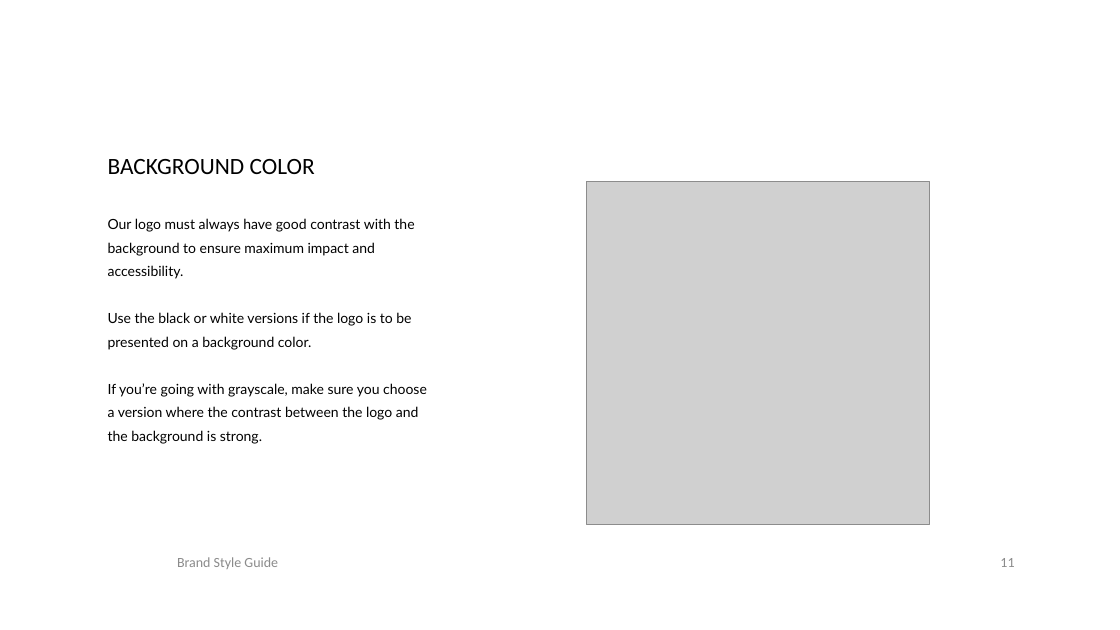
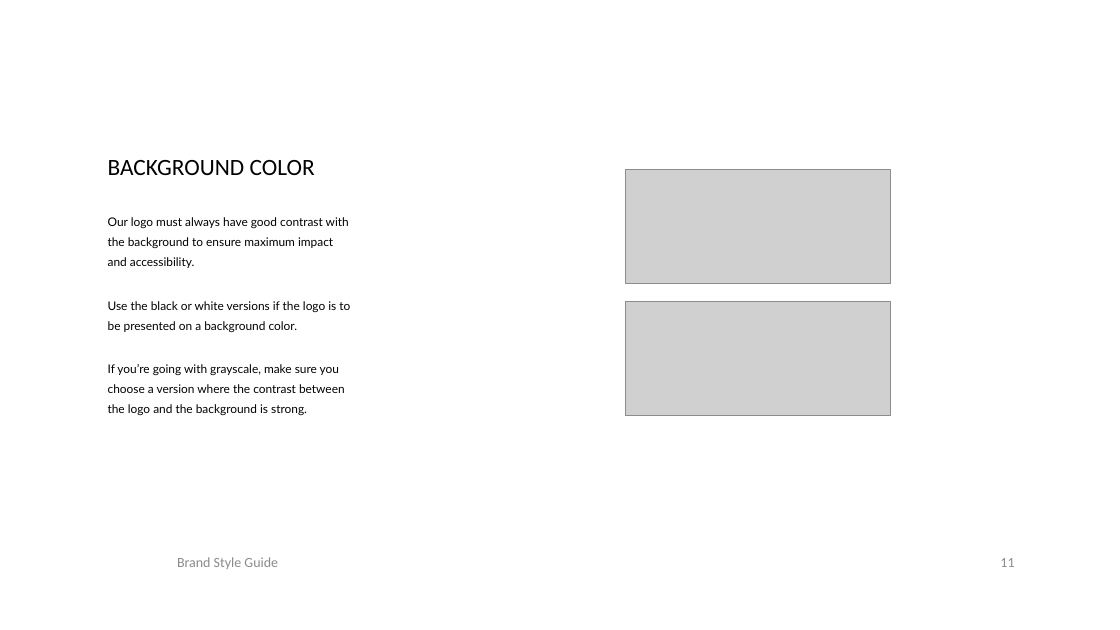
Before and after one commit to jibres/Jibres-logo, a slide deck: slide 11 of styleguide/Jibres-brand-styleguide.pptx. Drawn at 1120x630 pixels with LibreOffice and Linux fonts; fonts in the diff are those of the drawing; grey boxes stand for pictures; background and template pictures are left out. Boxes give left, top, right and bottom in pixels: in the first picture for what was removed or moved away, otherwise in the second. Text is boxed around its words. In the diff, an @@ line names an element or a change of style, - is before the commit and + after.

```diff
--- a/styleguide/Jibres-brand-styleguide.pptx
+++ b/styleguide/Jibres-brand-styleguide.pptx
@@ picture added at (626, 170, 891, 284) @@
@@ text "Our logo must always have ..." at (108, 217, 350, 415): size 12 to 10.2 pt @@
@@ picture removed at (586, 181, 929, 524) @@
@@ picture added at (626, 302, 891, 416) @@
```
Also in this commit, not shown: 2 other slides changed, 1 slide added, 1 slide removed.
